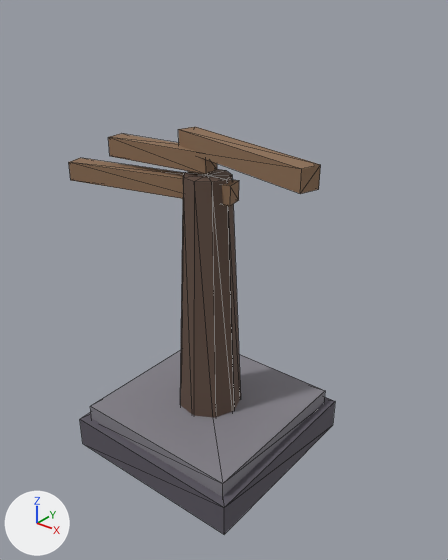
A saved change to the glTF model models/obstacles/dead_tree.glb.
One viewpoint serves both versions: a 50 mm lens placed at (3.41, -4.03, 4.39), pointed at (0.23, -0.06, 1.93). Every picture has the same lights, and +X, +Y and +Z are marked at lower left. The first picture is the older version. Mesh edges are drawn as thin lines. Vertices at exactly the same position are counted once.

The first picture shows 'Dead Tree'.
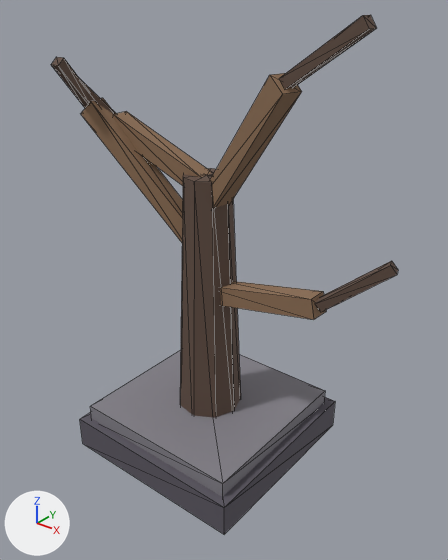
Boxes (x1, y1, x2, y2) around the edits, measured in the pictures (448 x 560 px):
'Dead Tree', reshaped (30% wider, 27% taller)
    before: (69, 127, 335, 534)
    after: (51, 15, 398, 534)
part 1 of me_dead_tree, rebuilt
    before: (108, 133, 217, 174)
    after: (113, 111, 212, 186)
part 2 of me_dead_tree, deleted (brown)
    before: (178, 127, 321, 194)
part 3 of me_dead_tree, deleted (brown)
    before: (69, 158, 239, 206)
part 4 of me_dead_tree, added
    after: (51, 15, 398, 320)

What the commit changed:
me_dead_tree is used by ob_dead_tree; location (0.0, 0.0, 0.0).
me_dead_tree had 110 vertices, 168 faces and spanned x -1.44..1.25, y -0.95..0.95, z 0.0..3.21.
me_dead_tree now has 150 vertices, 228 faces and spans x -1.27..1.78, y -0.95..0.95, z 0.0..4.19.
me_dead_tree part 1: the loose piece of 8 vertices spanning x -1.06..0.06, y -0.18..0.09, z 2.88..3.06 is rebuilt with 8 vertices and now spans x -1.05..0.04, y -0.18..0.09, z 2.67..3.28.
me_dead_tree part 2: the loose piece of 8 vertices spanning x -0.31..1.25, y -0.41..0.16, z 3.03..3.21 is deleted.
me_dead_tree part 3: the loose piece of 8 vertices spanning x -1.44..0.28, y -0.39..0.14, z 2.63..2.81 is deleted.
Part 4, on me_dead_tree:
56 vertices are added at x -1.27..1.78, y -0.64..0.19, z 1.63..4.19.
48 new faces join them, mat_darkwood (brown #614d42).
36 new faces join them, mat_wood (brown #8e6f55).
